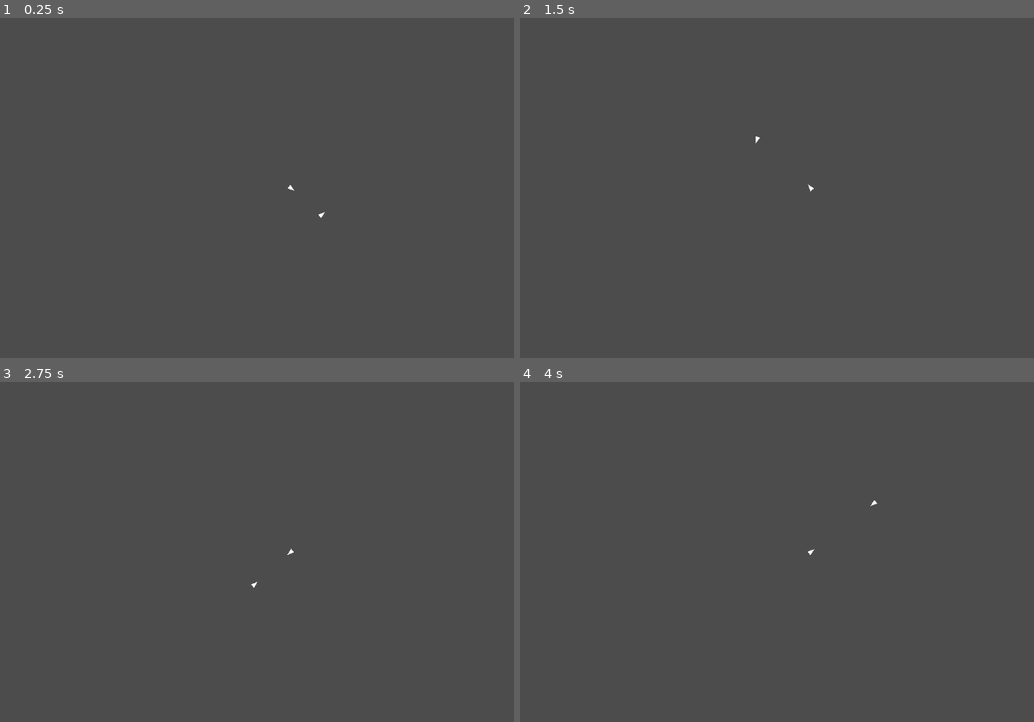
Above: before the commit, frames 1-4 (two rows, left to right).
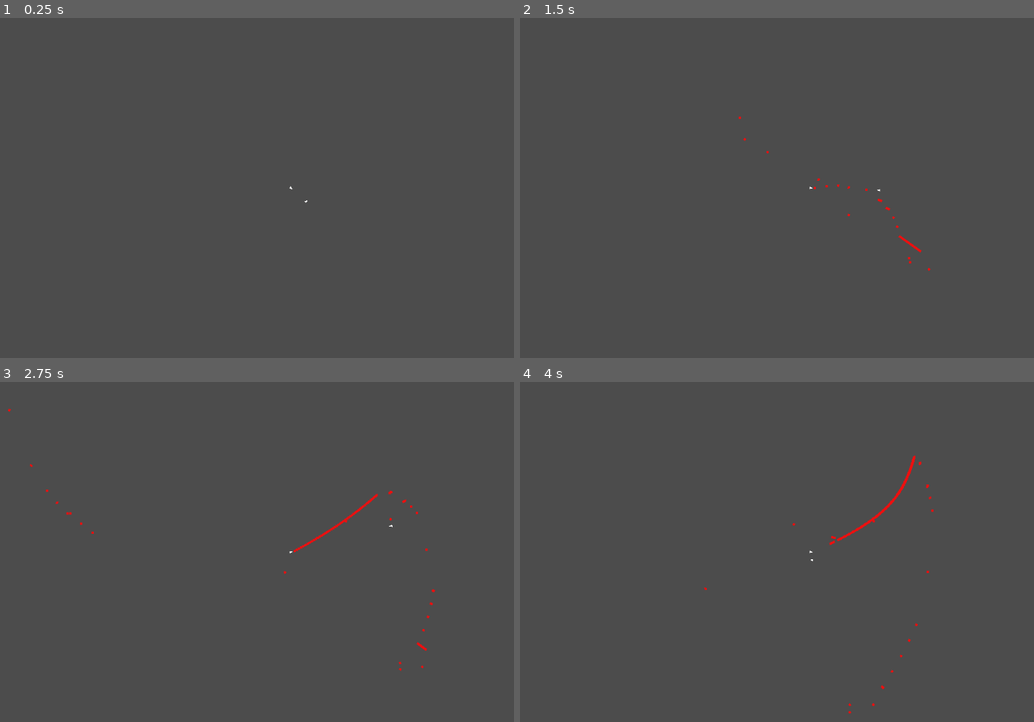
Above: after the commit, the same moments.

Repository: wasamiam/Pocket-Galaxy
Game: Godot game, scene res://BattlesScene.tscn
Same seed, same stepped clock (60 frames per second), same inputs: the game is played once before the commit and once after it. Before the commit the project has no main scene; this scene is started directly in both runs.
Inputs:
- Up to frame 1 (0.25 s): no input
- Up to frame 2 (1.5 s): tap Enter at 0.5 s
- Up to frame 3 (2.75 s): no input
- Up to frame 4 (4 s): no input

The runs differ from the first frame. In frame 1, less than 0.1% of the frame differs, in the area x 56-64%, y 49-59%; in frame 2, 0.1%; in frame 3, 0.3%; in frame 4, 0.3%, in the area x 35-81%, y 21-98%.

Commit message:
Working bullets

Diff:
--- a/BattlesScene.tscn
+++ b/BattlesScene.tscn
@@ -3,7 +3,7 @@
 [ext_resource path="res://BattlesScene.gd" type="Script" id=1]
 [ext_resource path="res://fighter1.tscn" type="PackedScene" id=2]
 
-[node name="Node2D" type="Node2D" index="0"]
+[node name="Node2D" type="Node2D"]
 
 script = ExtResource( 1 )
 
@@ -26,7 +26,7 @@
 anchor_mode = 1
 rotating = false
 current = true
-zoom = Vector2( 0.25, 0.25 )
+zoom = Vector2( 0.5, 0.5 )
 limit_left = -10000000
 limit_top = -10000000
 limit_right = 10000000
--- /dev/null
+++ b/bullet.tscn
@@ -0,0 +1,47 @@
+[gd_scene load_steps=2 format=2]
+
+[sub_resource type="RectangleShape2D" id=1]
+
+custom_solver_bias = 0.0
+extents = Vector2( 1, 1 )
+
+[node name="RigidBullet" type="RigidBody2D"]
+
+input_pickable = false
+collision_layer = 2
+collision_mask = 1
+mode = 0
+mass = 1.0
+friction = 1.0
+bounce = 1.0
+gravity_scale = 1.0
+custom_integrator = false
+continuous_cd = 0
+contacts_reported = 0
+contact_monitor = false
+sleeping = false
+can_sleep = true
+linear_velocity = Vector2( 0, 0 )
+linear_damp = -1.0
+angular_velocity = 0.0
+angular_damp = -1.0
+_sections_unfolded = [ "Collision", "Transform" ]
+
+[node name="CollisionShape2D" type="CollisionShape2D" parent="." index="0"]
+
+shape = SubResource( 1 )
+
+[node name="Polygon2D" type="Polygon2D" parent="." index="1"]
+
+polygon = PoolVector2Array( -1, -1, -1, 1, 1, 1, 1, -1 )
+uv = PoolVector2Array(  )
+color = Color( 0.933594, 0.0619965, 0.0619965, 1 )
+vertex_colors = PoolColorArray(  )
+offset = Vector2( 0, 0 )
+antialiased = false
+texture = null
+texture_offset = Vector2( 0, 0 )
+texture_scale = Vector2( 1, 1 )
+texture_rotation_degrees = 0.0
+invert_enable = false
+invert_border = 100.0
--- a/fighter1.tscn
+++ b/fighter1.tscn
@@ -3,6 +3,8 @@
 [sub_resource type="GDScript" id=1]
 
 script/source = "extends RigidBody2D
+
+const bullet = preload(\"res://bullet.tscn\")
 
 var linearVelocityModule = 1
 var localLinearVelocityX
@@ -47,8 +49,14 @@
 			angular_velocity = -3
 	else:
 		angular_velocity = 0
+		fire()
 
-
+func fire():
+	var b = bullet.instance()
+	b.global_position = get_node(\"Position2D\").global_position
+	b.rotation = rotation
+	get_parent().add_child(b)
+	b.apply_impulse(Vector2(0,0), Vector2(200,0).rotated(rotation) )
 
 func angle_to_target(g_position):
 
@@ -82,11 +90,11 @@
 func _unhandled_key_input(event):
 	pass"
 
-[node name="RigidBody2D" type="RigidBody2D"]
+[node name="RigidBody2D" type="RigidBody2D" index="0"]
 
 input_pickable = false
 collision_layer = 1
-collision_mask = 1
+collision_mask = 3
 mode = 0
 mass = 1.0
 friction = 0.0
@@ -103,7 +111,7 @@
 angular_velocity = 0.0
 angular_damp = 0.0
 script = SubResource( 1 )
-_sections_unfolded = [ "Angular", "Applied Forces" ]
+_sections_unfolded = [ "Angular", "Applied Forces", "Collision" ]
 
 [node name="Polygon2D" type="Polygon2D" parent="." index="0"]
 
@@ -123,26 +131,12 @@
 
 [node name="CollisionPolygon2D" type="CollisionPolygon2D" parent="." index="1"]
 
+visible = false
 rotation = 1.57136
 build_mode = 0
 polygon = PoolVector2Array( 0, -2, -1, 1, 1, 1 )
 
-[node name="Label" type="Label" parent="." index="2"]
+[node name="Position2D" type="Position2D" parent="." index="2"]
 
-anchor_left = 0.0
-anchor_top = 0.0
-anchor_right = 0.0
-anchor_bottom = 0.0
-margin_left = -20.0
-margin_top = -18.0
-margin_right = 20.0
-margin_bottom = -4.0
-rect_pivot_offset = Vector2( 0, 0 )
-rect_clip_content = false
-mouse_filter = 2
-mouse_default_cursor_shape = 0
-size_flags_horizontal = 1
-size_flags_vertical = 4
-percent_visible = 1.0
-lines_skipped = 0
-max_lines_visible = -1
+position = Vector2( 3.5, 0 )
+_sections_unfolded = [ "Transform" ]
--- a/project.godot
+++ b/project.godot
@@ -11,6 +11,7 @@
 [application]
 
 config/name="Pocket Galaxy"
+run/main_scene="res://BattlesScene.tscn"
 config/icon="res://icon.png"
 
 [physics]
